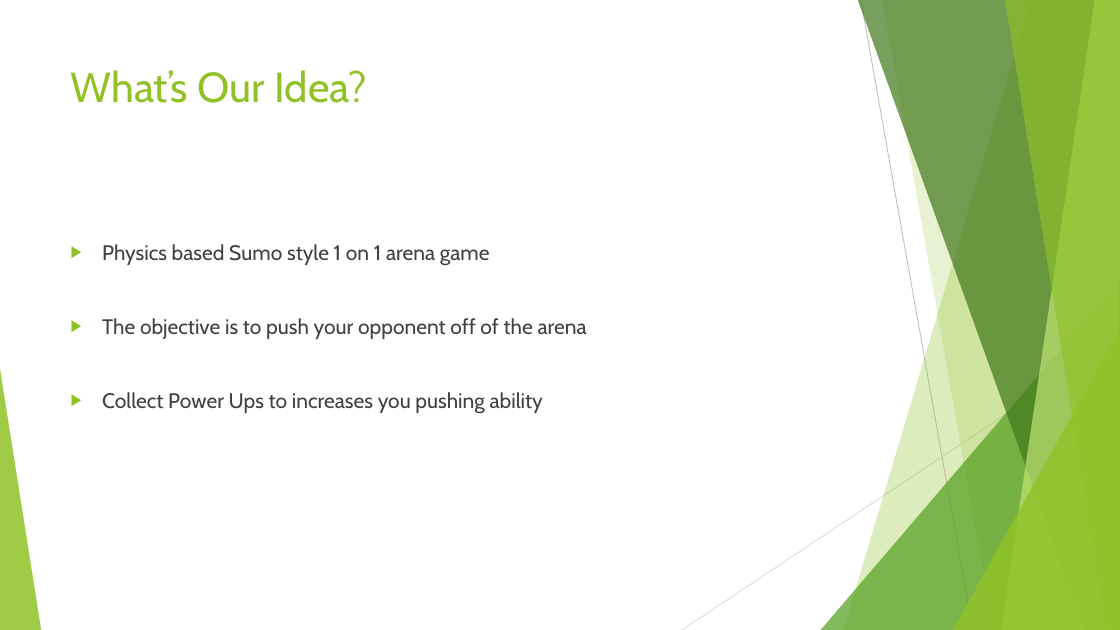
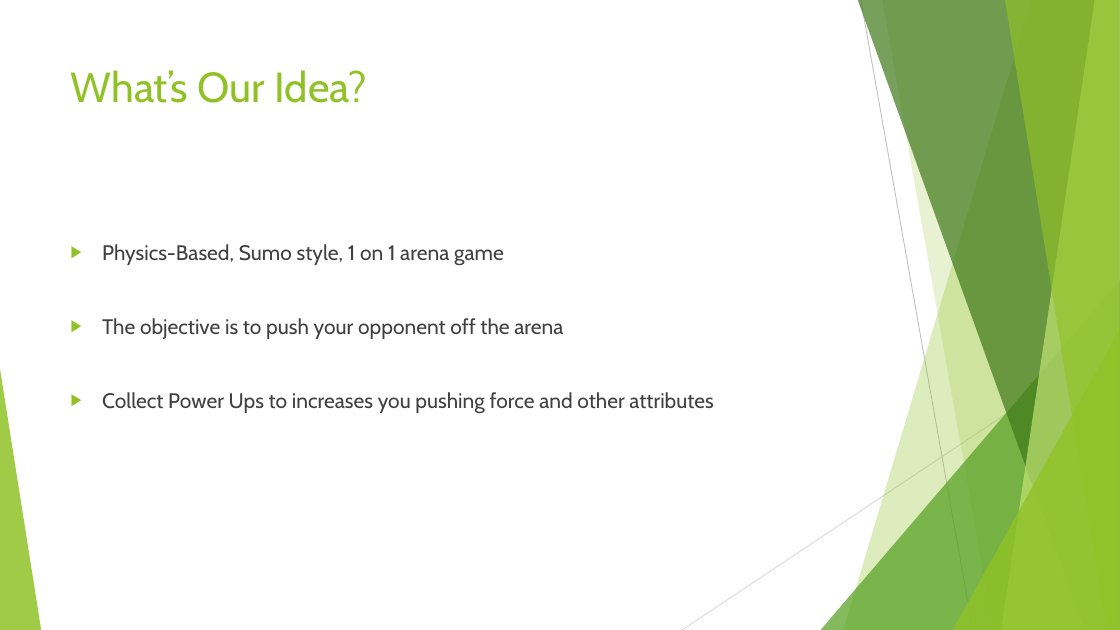
Before and after one commit to UoSGamesGroups/second-semester-s2-group-18, a slide deck: slide 2 of Presentations/first pitch.pptx. Drawn at 1120x630 pixels with LibreOffice and Linux fonts; fonts in the diff are those of the drawing. Boxes give left, top, right and bottom in pixels: in the first picture for what was removed or moved away, otherwise in the second. Text is boxed around its words. In the diff, an @@ line names an element or a change of style, - is before the commit and + after.

```diff
--- a/Presentations/first pitch.pptx
+++ b/Presentations/first pitch.pptx
@@ text at <box>102,244,713,414</box>: text changed @@
-▶ Physics based Sumo style 1 on 1 arena game
-▶ The objective is to push your opponent off of the arena
-▶ Collect Power Ups to increases you pushing ability
+▶ Physics-Based, Sumo style, 1 on 1 arena game
+▶ The objective is to push your opponent off the arena
+▶ Collect Power Ups to increases you pushing force and other attributes
```
Also in this commit, not shown: 2 other slides changed.
